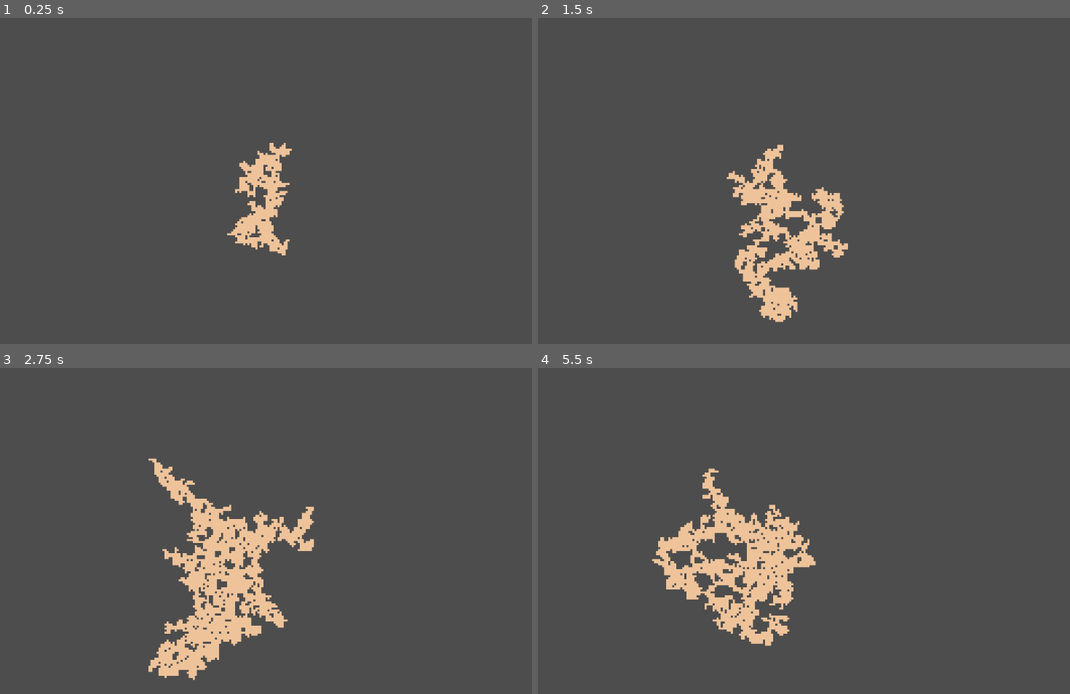
Above: before the commit, frames 1-4 (two rows, left to right).
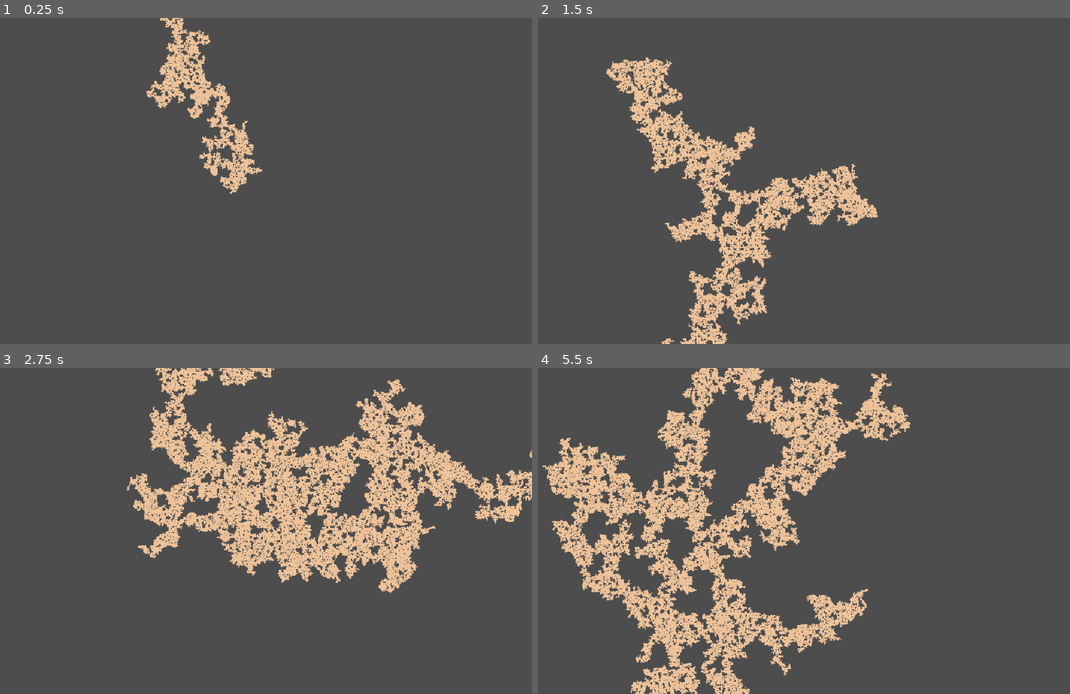
Above: after the commit, the same moments.

Repository: TreacherousDev/Treacherous
Game: Godot game, scene res://main/map_generator/map_generator.tscn
Same seed, same stepped clock (60 frames per second), same inputs: the game is played once before the commit and once after it.
Inputs (mouse positions are in pixels of both pictures, inside the frame that each line leads up to):
- Up to frame 1 (0.25 s): no input
- Up to frame 2 (1.5 s): tap Enter (ui_accept) at 0.5, 0.77 s; move the mouse to (905, 164) at 0.52 s; click (905, 164) at 0.67 s; move the mouse to (660, 197) at 1.27 s; hold Down (ui_down) from 1.28 s (still down)
- Up to frame 3 (2.75 s): tap Enter (ui_accept) at 1.52 s; move the mouse to (297, 459) at 2.02 s; release Down (ui_down) at 2.03 s
- Up to frame 4 (5.5 s): move the mouse to (750, 596) at 2.77 s; click (750, 596) at 2.92 s; tap Enter (ui_accept) at 3.02, 3.77, 4.52 s; move the mouse to (952, 579) at 3.52 s; hold Down (ui_down) from 3.53 s (still down); move the mouse to (607, 482) at 4.27 s; move the mouse to (809, 531) at 5.02 s; click (809, 531) at 5.17 s

The runs differ from the first frame. In frame 1, 4.7% of the frame differs, in the area x 27-55%, y 0-73%; in frame 2, 11%; in frame 3, 24%, in the area x 23-100%, y 0-96%; in frame 4, 23%.

Commit message:
optimization of large scale cave generation
reduced cells to check to only those that were changed last iteration and its moore neighbors, reducing memory usage each iteration

Diff:
--- a/cave_generator.gd
+++ b/cave_generator.gd
@@ -7,8 +7,8 @@
 		get_tree().reload_current_scene()
 	if Input.is_key_pressed(KEY_ESCAPE):
 		get_tree().quit()
-	if Input.is_action_just_pressed("ui_down"):
-		get_next_border()
+#	if Input.is_action_just_pressed("ui_down"):
+#		get_next_border()
 
 func end_production():
 	print("Map completed in ", iterations, " iterations and ", expand_count, " expansions")
@@ -28,14 +28,16 @@
 	border_cells_to_fill = fill_next.duplicate()
 
 	var chunk = 0
+	print(fill_next.size())
 	for cell in fill_next:
-		if chunk % 500 == 0:
-			await get_tree().process_frame
-		chunk += 1
+#		if chunk % 2000 == 0:
+#			await get_tree().process_frame
+#		chunk += 1
 		set_cell(0, cell, 0, Vector2i(16, 0))
 
 	if border_cells_to_fill.size() != 0:
-		get_next_border()
+		border_cells_to_fill = get_next_border(fill_next)
+		smoothen_border()
 	else:
 		print("Cave Generation Completed")
 
@@ -64,7 +66,7 @@
 	var chunk = 0
 	for cell in filled_cells:
 		chunk += 1
-		if chunk % 200 == 0:
+		if chunk % 2000 == 0:
 			await get_tree().process_frame
 		set_cell(0, cell, 0, Vector2i(16, 0))
 		for direction in vn_directions:
@@ -74,13 +76,12 @@
 					border_cells_to_fill.append(vn_neighbor)
 	smoothen_border()
 
-func get_next_border():
-	smoothen_border()
-	for cell in border_cells_to_fill:
-		if get_cell_atlas_coords(0, cell) != Vector2i(-1, -1):
-			border_cells_to_fill.erase(cell)
-			for direction in moore_directions:
-				var neighbor = cell + direction
-				if get_cell_atlas_coords(0, neighbor) == Vector2i(-1, -1):
-					if !border_cells_to_fill.has(neighbor):
-						border_cells_to_fill.append(neighbor)
+func get_next_border(recently_filled_cells):
+	var result = []
+	for cell in recently_filled_cells:
+		for direction in moore_directions:
+			var neighbor = cell + direction
+			if get_cell_atlas_coords(0, neighbor) == Vector2i(-1, -1):
+				if !result.has(neighbor):
+					result.append(neighbor)
+	return result
--- a/main/map_generator/map_generator.gd
+++ b/main/map_generator/map_generator.gd
@@ -294,11 +294,11 @@
 ####################################################################
 
 	# sample 1: prevents the map from branching more than 10 branching paths per iteration
-	if rooms_expected_next_iteration > 7:
+	if rooms_expected_next_iteration > 30:
 		force_spawn_closing_room(parent_direction, room_selection)
 	# sample 2: prevents the map from having less than 4 branching paths per iteration
-#	if rooms_expected_next_iteration < 1:
-#		delete_rooms_from_pool([parent_direction], room_selection)
+	if rooms_expected_next_iteration < 2:
+		delete_rooms_from_pool([parent_direction], room_selection)
 ################################################################################################
 
 #ADD ROOM TO POOL
--- a/main/map_generator/map_generator.tscn
+++ b/main/map_generator/map_generator.tscn
@@ -34,12 +34,12 @@
 tile_set = SubResource("TileSet_u057a")
 format = 2
 script = ExtResource("2_ludot")
-map_size = 8000
+map_size = 100000
 draw_path = NodePath("DrawPath")
-batch_size = 10
+batch_size = 100
 
 [node name="Camera2D" type="Camera2D" parent="."]
-zoom = Vector2(0.2, 0.2)
+zoom = Vector2(0.06, 0.06)
 
 [node name="DrawPath" type="Node2D" parent="."]
 script = ExtResource("3_lgdg0")
--- a/project.godot
+++ b/project.godot
@@ -15,10 +15,6 @@
 config/features=PackedStringArray("4.0", "Forward Plus")
 config/icon="res://main/icon.svg"
 
-[display]
-
-window/size/mode=3
-
 [rendering]
 
 renderer/rendering_method="mobile"
